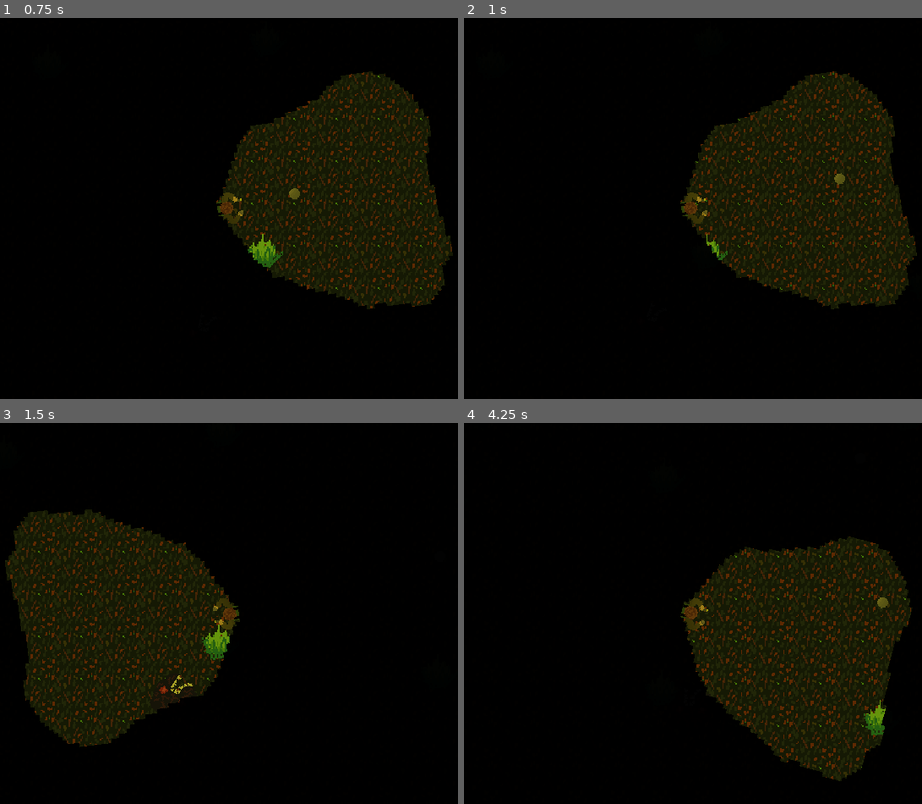
Above: before the commit, frames 1-4 (two rows, left to right).
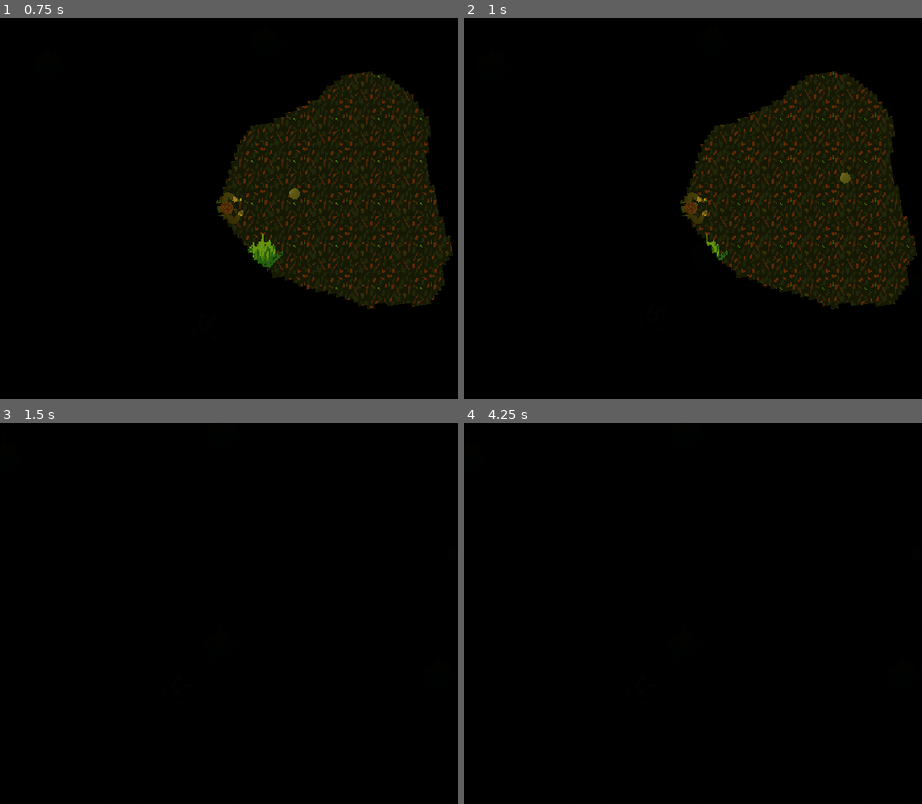
Above: after the commit, the same moments.

Repository: JMWProductions/mysterious-forest
Game: Godot game, scene res://scenes/World.tscn
Same seed, same stepped clock (60 frames per second), same inputs: the game is played once before the commit and once after it.
Inputs (mouse positions are in pixels of both pictures, inside the frame that each line leads up to):
- Up to frame 1 (0.75 s): tap Enter at 0.5 s; move the mouse to (375, 189) at 0.52 s; hold D (move_right) from 0.53 s (still down); click (375, 189) at 0.6 s
- Up to frame 2 (1 s): keep holding D (move_right)
- Up to frame 3 (1.5 s): move the mouse to (91, 632) at 1.27 s; release D (move_right) at 1.28 s; hold S (move_down) from 1.28 s (still down); click (91, 632) at 1.35 s
- Up to frame 4 (4.25 s): move the mouse to (761, 529) at 2.02 s; release S (move_down) at 2.03 s; hold D (move_right) 2.03-2.78 s; click (761, 529) at 2.1 s; move the mouse to (656, 689) at 2.77 s; hold W (move_up) 2.78-3.53 s; click (656, 689) at 2.85 s; move the mouse to (894, 670) at 3.52 s; hold A (move_left) from 3.53 s (still down); click (894, 670) at 3.6 s

Frame 1 is identical in both runs. In frame 2, less than 0.1% of the frame differs, in the area x 80-85%, y 40-44%; in frame 3, 22%, in the area x 1-53%, y 22-86%; in frame 4, 21%.
Error after the commit: Invalid get index 'position' (on base: 'previously freed instance'). (res://scripts/Boss.gd:19)

Commit message:
ADDED A LOT

Diff:
--- a/scenes/World.tscn
+++ b/scenes/World.tscn
@@ -1,12 +1,13 @@
-[gd_scene load_steps=8 format=2]
+[gd_scene load_steps=9 format=2]
+
 [ext_resource path="res://scenes/Bush.tscn" type="PackedScene" id=1]
 [ext_resource path="res://scenes/Player.tscn" type="PackedScene" id=2]
 [ext_resource path="res://scenes/Boss.tscn" type="PackedScene" id=3]
 [ext_resource path="res://scripts/World.gd" type="Script" id=4]
 [ext_resource path="res://images/tile.png" type="Texture" id=5]
-[ext_resource path="res://music.wav" type="AudioStream" id=6]
+[ext_resource path="res://scenes/DARKNESS.tscn" type="PackedScene" id=6]
 [ext_resource path="res://scripts/Camera2D.gd" type="Script" id=7]
-[ext_resource path="res://scenes/DARKNESS.tscn" type="PackedScene" id=6]
+[ext_resource path="res://music.wav" type="AudioStream" id=8]
 
 [node name="World" type="Node2D"]
 modulate = Color( 0.0156863, 0.0156863, 0.0156863, 1 )
@@ -76,12 +77,13 @@
 position = Vector2( 241.03, 262.535 )
 
 [node name="AudioStreamPlayer2D" type="AudioStreamPlayer2D" parent="."]
-stream = ExtResource( 6 )
+stream = ExtResource( 8 )
 autoplay = true
 
 [node name="Camera2D" type="Camera2D" parent="."]
 current = true
 script = ExtResource( 7 )
+
 [node name="Light2D" parent="." instance=ExtResource( 6 )]
 visible = false
 position = Vector2( 248.694, 159.792 )
--- a/scripts/Boss.gd
+++ b/scripts/Boss.gd
@@ -2,14 +2,29 @@
 
 var player: Node2D
 var velocity = Vector2.ZERO
+var knockbacked
+var countdown
+var instance_id
 
 const SPEED = 33.0
 
 func _ready():
-  player = get_tree().get_root().get_node("World").get_node("Player")
+	player = get_tree().get_root().get_node("World").get_node("Player")
+	knockbacked = false
+	countdown = 0
+	instance_id = get_instance_id()
 
 func _process(delta):
-  var direction = (player.position - position).normalized()
-  rotation = direction.angle() + PI / 2
-  velocity = direction * SPEED
-  velocity = move_and_slide(velocity)
+	if player != null:
+		var direction = (player.position - position).normalized()
+		rotation = direction.angle() + PI / 2
+		if knockbacked != true:
+			velocity = direction * SPEED
+			velocity = move_and_slide(velocity)
+		else:
+			velocity = direction * -750
+			move_and_slide(velocity)
+			countdown += 1
+			if countdown == 3:
+				knockbacked = false
+				countdown = 0
--- a/scripts/Camera2D.gd
+++ b/scripts/Camera2D.gd
@@ -6,4 +6,5 @@
   player = get_tree().get_root().get_node("World").get_node("Player")
 
 func _process(delta):
-  position = player.position
+	if player != null:
+		position = player.position
--- a/scripts/Player.gd
+++ b/scripts/Player.gd
@@ -10,11 +10,13 @@
 var rock;
 var rock_counter;
 var cooldown
+var boss
 
 
 # Called when the node enters the scene tree for the first time.
 func _ready():
 	rock = preload("../scenes/Rock.tscn")
+	boss = preload("../scripts/Boss.gd")
 	rock_counter = 3
 	cooldown = 0
 
@@ -25,22 +27,25 @@
 	velocity = move_and_slide(velocity)
 	if cooldown != 0:
 		cooldown -= 1
+	if(get_slide_collision(0) != null):
+		if(get_slide_collision(0).get_class().begins_with("Kinematic")):
+			self.queue_free()
 
 
 func manage_velocity(delta):
-  velocity = Vector2.ZERO
-  mouse_position = get_global_mouse_position()
-  var vector = mouse_position - position
-  rotation = vector.angle()
+	velocity = Vector2.ZERO
+	mouse_position = get_global_mouse_position()
+	var vector = mouse_position - position
+	rotation = vector.angle()
 
-  if Input.is_action_pressed("move_up"):
-    velocity.y = -60
-  if Input.is_action_pressed("move_down"):
-    velocity.y = 60
-  if Input.is_action_pressed("move_right"):
-    velocity.x = 60
-  if Input.is_action_pressed("move_left"):
-    velocity.x = -60
+	if Input.is_action_pressed("move_up"):
+		velocity.y = -60
+	if Input.is_action_pressed("move_down"):
+		velocity.y = 60
+	if Input.is_action_pressed("move_right"):
+		velocity.x = 60
+	if Input.is_action_pressed("move_left"):
+		velocity.x = -60
 
 func manage_actions():
 	if Input.is_action_just_pressed("left_mouse_clicked") and rock_counter != 0 && cooldown == 0:
--- a/scripts/Rock.gd
+++ b/scripts/Rock.gd
@@ -16,9 +16,9 @@
 
 # Called every frame. 'delta' is the elapsed time since the previous frame.
 func _process(delta):
-	if (((position - starting_position).length() > 50) and is_rolling == false):
+	if (((position - starting_position).length() > 70) and is_rolling == false):
 		is_rolling = true
-		add_central_force(-starting_direction * 450)
+		add_central_force(-starting_direction * 500)
 	if (abs((starting_direction - linear_velocity.normalized()).length()) > 0.0001 and is_rolling == true):
 		set_applied_force(Vector2(0,0))
 		set_linear_velocity(Vector2(0,0))
@@ -27,3 +27,5 @@
 	if body.get_name() == "Player":
 		body.rock_counter += 1
 		self.queue_free()
+	if body.get_name() == "Boss" && is_rolling != true:
+		body.knockbacked = true
Not shown, added: images/devilpact.png.import
